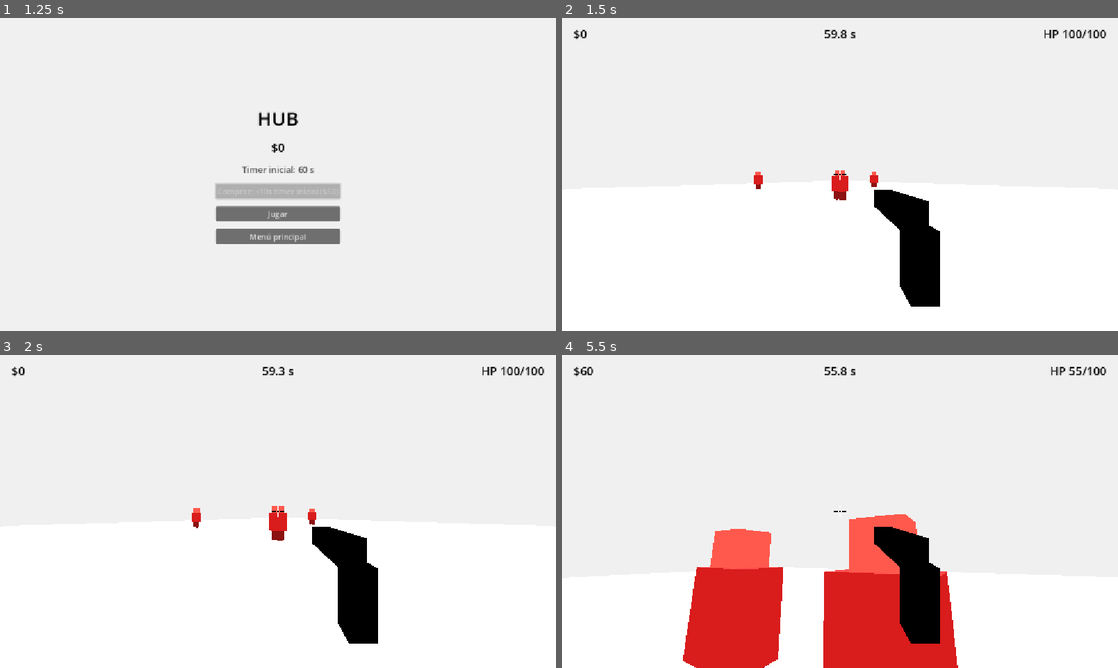
Above: before the commit, frames 1-4 (two rows, left to right).
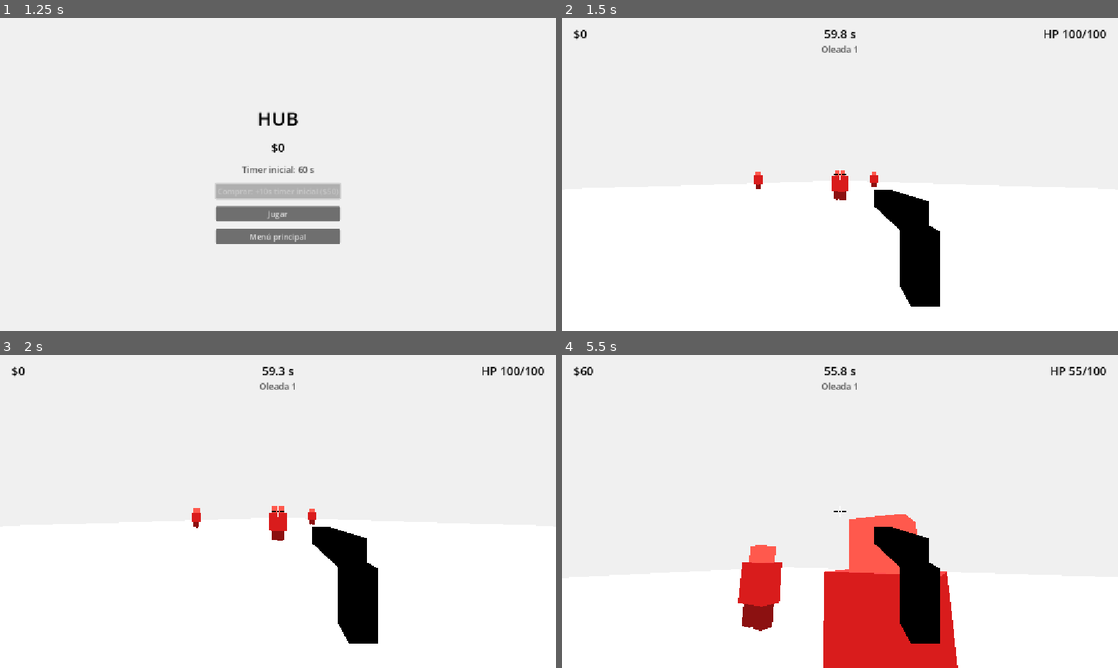
Above: after the commit, the same moments.

Repository: Veilen1/Deadline
Game: Godot game, scene res://scenes/ui/main_menu.tscn
The game is run twice, just before and just after one commit, with the same random seed, the same clock (stepped at 60 frames per second) and the same inputs.
Inputs (mouse positions are in pixels of both pictures, inside the frame that each line leads up to):
- Up to frame 1 (1.25 s): click "Jugar" at 0.5 s
- Up to frame 2 (1.5 s): click "Jugar" at 1.25 s
- Up to frame 3 (2 s): no input
- Up to frame 4 (5.5 s): move the mouse to (867, 511) at 2.02 s; press the mouse at (867, 511) at 2.03 s; hold W (move_forward) from 2.03 s (still down); move the mouse to (812, 511) at 2.77 s; release the mouse at (812, 511) at 2.78 s; click (812, 511) at 2.85 s; move the mouse to (851, 505) at 3.52 s; press the mouse at (851, 505) at 3.53 s; move the mouse to (834, 517) at 4.27 s; release the mouse at (834, 517) at 4.28 s; click (834, 517) at 4.35 s; move the mouse to (878, 514) at 5.02 s; press the mouse at (878, 514) at 5.03 s

Frame 1 is identical in both runs. In frame 2, less than 0.1% of the frame differs, in the area x 46-53%, y 8-12%; in frame 3, less than 0.1%; in frame 4, 5.6%, in the area x 21-53%, y 8-100%.

Commit message:
feat(zone): agregar oleadas con spawner y fin de zona

Diff:
--- a/scenes/levels/zone_01.gd
+++ b/scenes/levels/zone_01.gd
@@ -1,18 +1,76 @@
 extends Node3D
+
+# Oleadas de la zona. Cada vez que muere un enemigo se descuenta del conteo;
+# al limpiar la última oleada se completa la zona.
 
 @export var enemy_scene: PackedScene
 @export var spawn_points: Array[Marker3D] = []
+@export var enemies_per_wave: Array[int] = [4, 5, 6]
+@export var wave_delay: float = 2.5
+@export var completion_bonus: int = 50
+
+var current_wave: int = 0
+var _alive_enemies: int = 0
 
 
 func _ready() -> void:
 	if spawn_points.is_empty():
 		_collect_spawn_points()
 
+	EventBus.enemy_killed.connect(_on_enemy_killed)
+	# Diferido: main ya hizo start_run y conectó las señales del HUD.
+	_start_wave.call_deferred()
 
-func spawn_wave(wave_number: int) -> void:
-	# TODO: Fase 4 — oleadas, dificultad por zona y élite final.
-	# Usar enemy_scene + spawn_points + EventBus.wave_started / wave_completed.
-	pass
+
+func _start_wave() -> void:
+	if not GameState.is_run_active or current_wave >= enemies_per_wave.size():
+		return
+	if enemy_scene == null or spawn_points.is_empty():
+		push_warning("Zone01: falta enemy_scene o spawn_points")
+		return
+
+	current_wave += 1
+	_alive_enemies = enemies_per_wave[current_wave - 1]
+	EventBus.wave_started.emit(current_wave)
+
+	for index in _alive_enemies:
+		_spawn_enemy(index)
+
+
+func _spawn_enemy(index: int) -> void:
+	var point: Marker3D = spawn_points[index % spawn_points.size()]
+	var enemy: Node3D = enemy_scene.instantiate()
+	add_child(enemy)
+
+	# Si hay más enemigos que puntos, se abren en anillos para no apilarse.
+	var ring: int = int(floor(float(index) / float(spawn_points.size())))
+	var angle: float = float(index) * TAU / float(spawn_points.size())
+	var offset: Vector3 = Vector3(cos(angle), 0.0, sin(angle)) * (0.8 * float(ring))
+	enemy.global_position = point.global_position + offset
+
+
+func _on_enemy_killed(_enemy: Node, _hit_zone: String) -> void:
+	if not GameState.is_run_active:
+		return
+
+	_alive_enemies = maxi(_alive_enemies - 1, 0)
+	if _alive_enemies > 0:
+		return
+
+	EventBus.wave_completed.emit(current_wave)
+
+	if current_wave >= enemies_per_wave.size():
+		_finish_zone()
+		return
+
+	await get_tree().create_timer(wave_delay).timeout
+	if GameState.is_run_active:
+		_start_wave()
+
+
+func _finish_zone() -> void:
+	GameState.add_money(completion_bonus)
+	GameState.end_run("completed")
 
 
 func _collect_spawn_points() -> void:
--- a/scenes/levels/zone_01.tscn
+++ b/scenes/levels/zone_01.tscn
@@ -51,14 +51,5 @@
 [node name="SpawnPoint3" type="Marker3D" parent="."]
 transform = Transform3D(1, 0, 0, 0, 1, 0, 0, 0, 1, 0, 1, 6)
 
-[node name="Enemy1" parent="." instance=ExtResource("2_enemy")]
-transform = Transform3D(1, 0, 0, 0, 1, 0, 0, 0, 1, -6, 1, -6)
-
-[node name="Enemy2" parent="." instance=ExtResource("2_enemy")]
-transform = Transform3D(1, 0, 0, 0, 1, 0, 0, 0, 1, 6, 1, -6)
-
-[node name="Enemy3" parent="." instance=ExtResource("2_enemy")]
-transform = Transform3D(1, 0, 0, 0, 1, 0, 0, 0, 1, 0, 1, 6)
-
-[node name="Enemy4" parent="." instance=ExtResource("2_enemy")]
-transform = Transform3D(1, 0, 0, 0, 1, 0, 0, 0, 1, 4, 1, 4)
+[node name="SpawnPoint4" type="Marker3D" parent="."]
+transform = Transform3D(1, 0, 0, 0, 1, 0, 0, 0, 1, 6, 1, 6)
--- a/scenes/main.gd
+++ b/scenes/main.gd
@@ -3,6 +3,7 @@
 @onready var player: Node = $Player
 @onready var money_label: Label = $CanvasLayer/MoneyLabel
 @onready var timer_label: Label = $CanvasLayer/TimerLabel
+@onready var wave_label: Label = $CanvasLayer/WaveLabel
 @onready var health_label: Label = $CanvasLayer/HealthLabel
 @onready var pause_menu: Control = $CanvasLayer/PauseMenu
 @onready var game_over_menu: Control = $CanvasLayer/GameOverMenu
@@ -15,6 +16,7 @@
 	EventBus.enemy_hit.connect(_on_enemy_hit)
 	EventBus.player_damaged.connect(_on_player_damaged)
 	EventBus.player_died.connect(_on_player_died)
+	EventBus.wave_started.connect(_on_wave_started)
 	_update_money_label(GameState.money)
 	_update_health_label()
 	GameState.start_run()
@@ -34,6 +36,10 @@
 
 func _on_timer_changed(remaining: float) -> void:
 	timer_label.text = "%.1f s" % remaining
+
+
+func _on_wave_started(wave_number: int) -> void:
+	wave_label.text = "Oleada %d" % wave_number
 
 
 func _on_player_damaged(_amount: float) -> void:
--- a/scenes/main.tscn
+++ b/scenes/main.tscn
@@ -39,6 +39,19 @@
 text = "60.0 s"
 horizontal_alignment = 1
 
+[node name="WaveLabel" type="Label" parent="CanvasLayer"]
+anchor_left = 0.5
+anchor_right = 0.5
+offset_left = -120.0
+offset_top = 52.0
+offset_right = 120.0
+offset_bottom = 76.0
+grow_horizontal = 2
+theme_override_colors/font_color = Color(0.35, 0.35, 0.35, 1)
+theme_override_font_sizes/font_size = 18
+text = "Oleada 1"
+horizontal_alignment = 1
+
 [node name="HealthLabel" type="Label" parent="CanvasLayer"]
 anchor_left = 1.0
 anchor_right = 1.0
